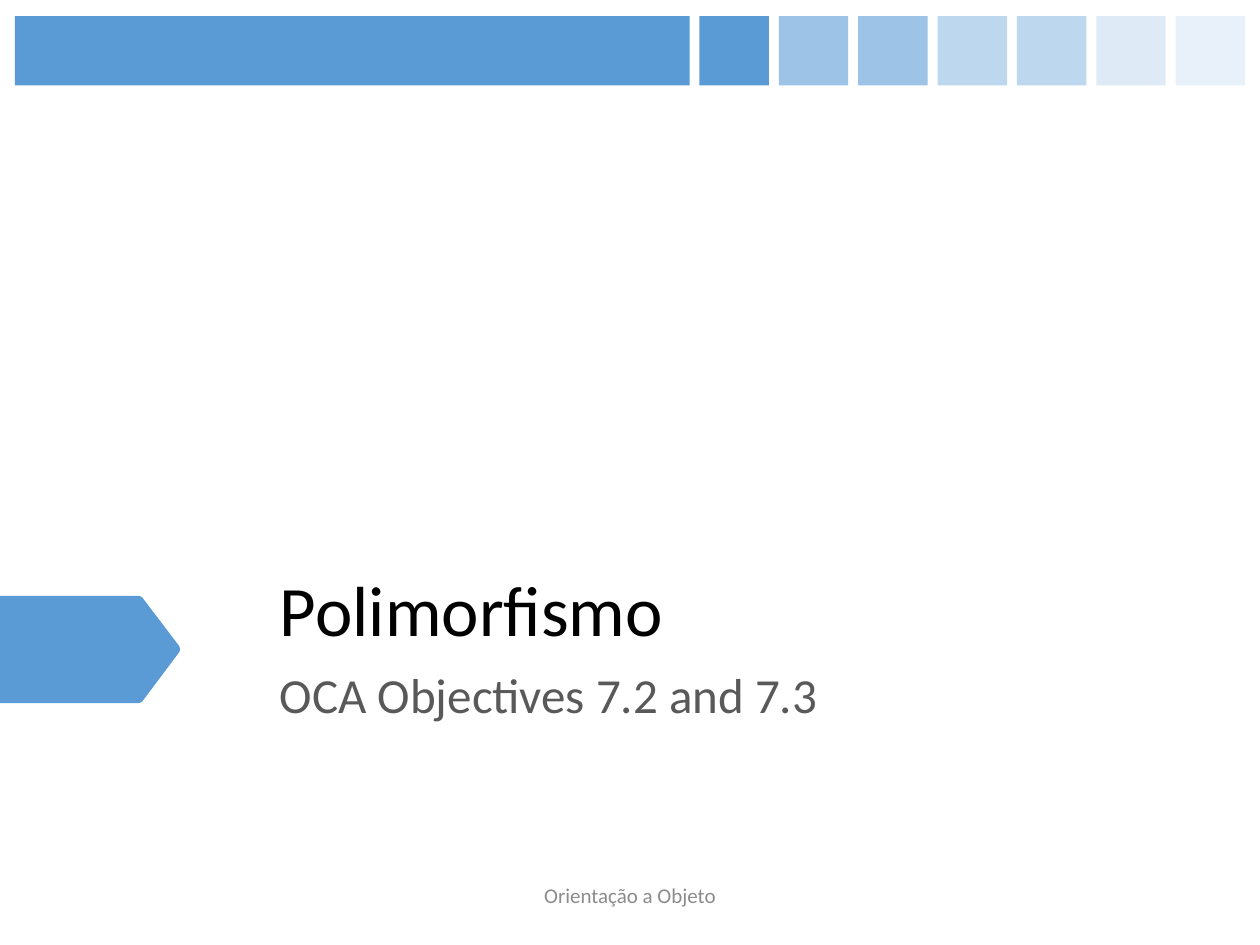
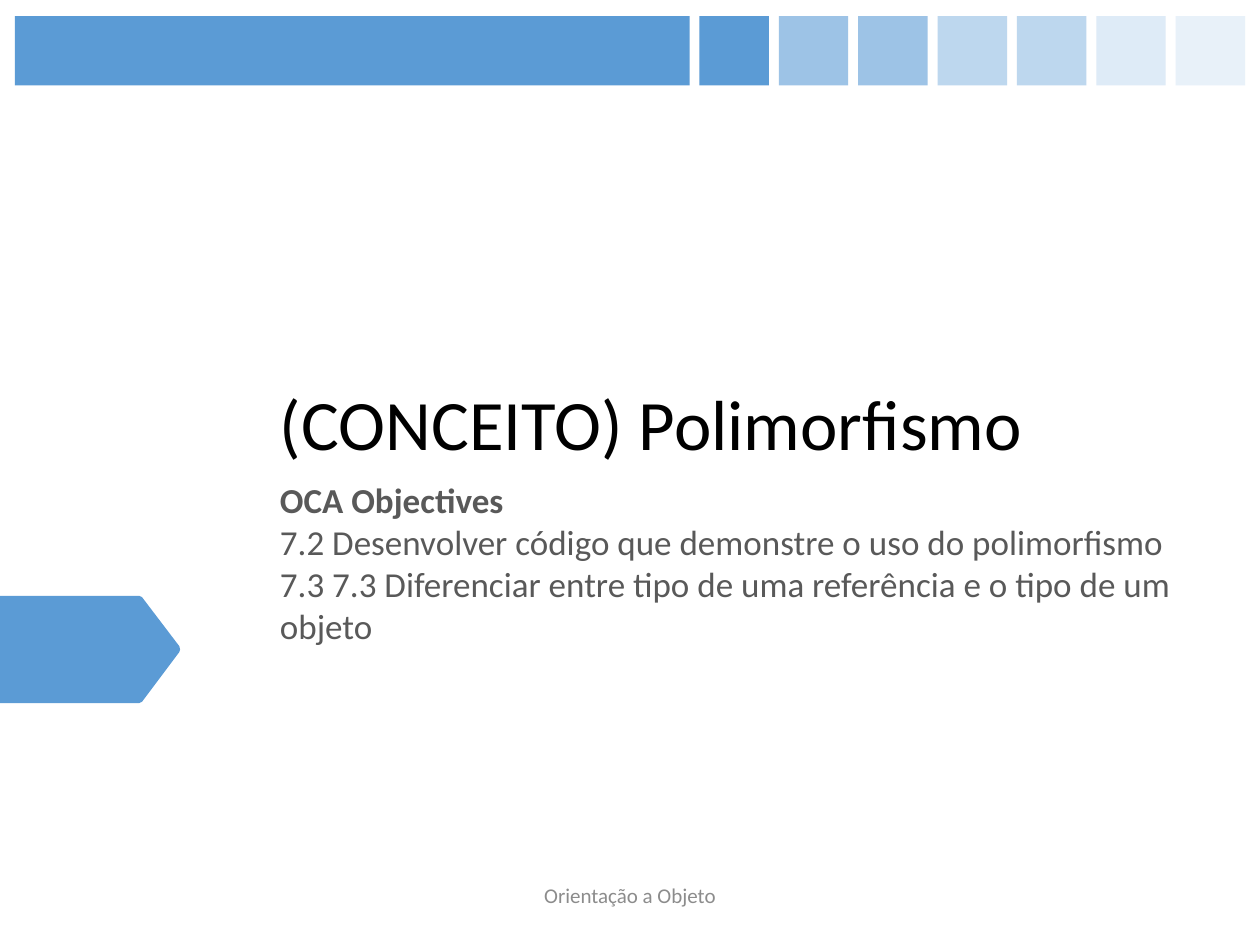
Before and after one commit to figueiredojrr/treinamentoJavaSeOcaAgosto, a slide deck: slide 23 of TreinamentoJavaSeOca/documentos/apresentação/OCA.pptx (slide 24 before the commit). Drawn at 1260x945 pixels with LibreOffice and Linux fonts; fonts in the diff are those of the drawing. Boxes give left, top, right and bottom in pixels: in the first picture for what was removed or moved away, otherwise in the second. Text is boxed around its words. In the diff, an @@ line names an element or a change of style, - is before the commit and + after.

```diff
--- a/TreinamentoJavaSeOca/documentos/apresentação/OCA.pptx
+++ b/TreinamentoJavaSeOca/documentos/apresentação/OCA.pptx
@@ title at [280, 398, 1022, 460]: text changed @@
-Polimorfismo
+(CONCEITO) Polimorfismo
@@ subtitle at [280, 488, 1169, 645]: text changed; size 28 to 20 pt @@
-OCA Objectives 7.2 and 7.3
+OCA Objectives
+7.2 Desenvolver código que demonstre o uso do polimorfismo
+7.3 7.3 Diferenciar entre tipo de uma referência e o tipo de um objeto
```
Also in this commit, not shown: 21 other slides changed, 4 slides removed.
